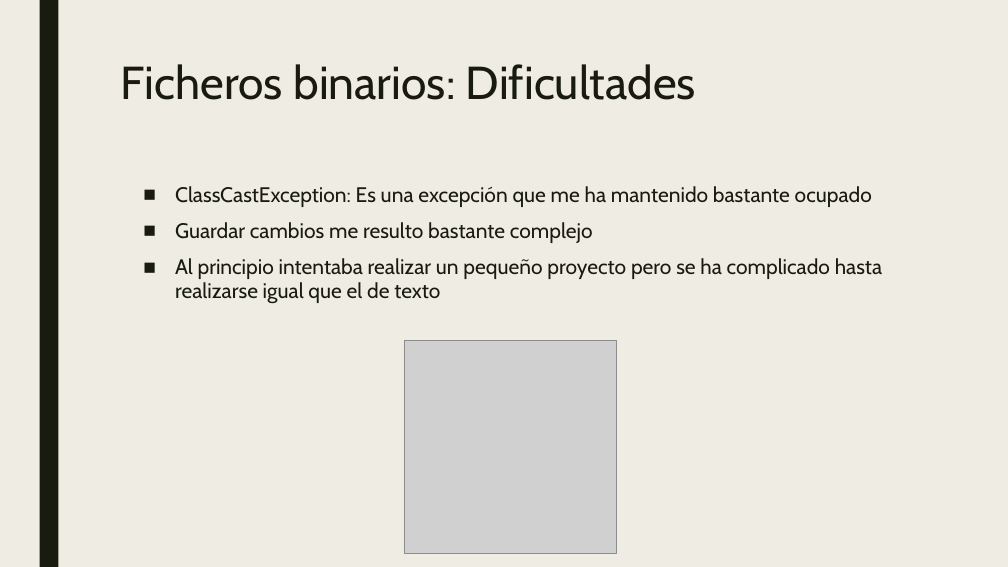
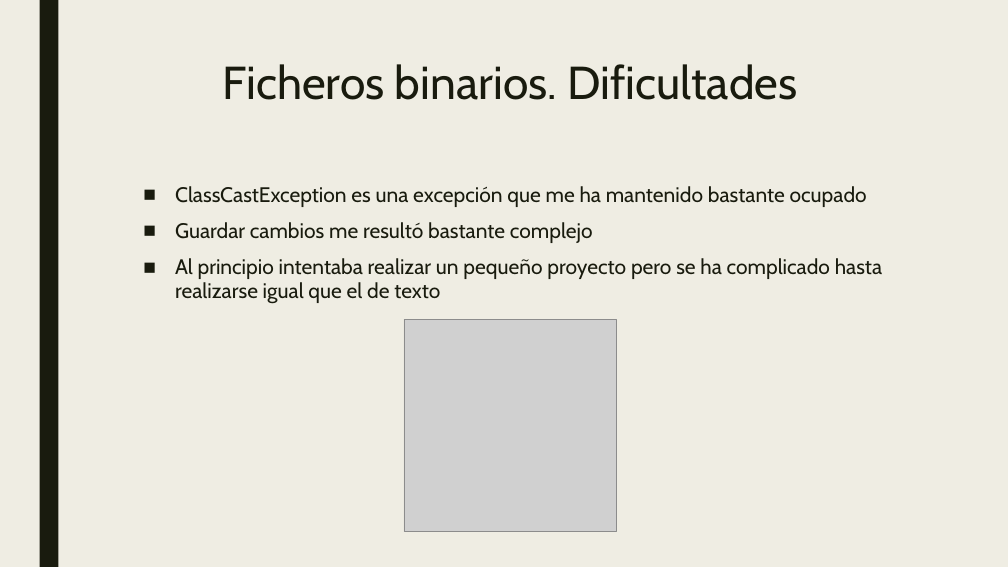
Before and after one commit to RafaManzano/1DAM18-19, a slide deck: slide 3 of EjerciciosClases/FICHEROS/PROYECTO/Proyectos.pptx. Drawn at 1008x567 pixels with LibreOffice and Linux fonts; fonts in the diff are those of the drawing; grey boxes stand for pictures. Boxes give left, top, right and bottom in pixels: in the first picture for what was removed or moved away, otherwise in the second. Text is boxed around its words. In the diff, an @@ line names an element or a change of style, - is before the commit and + after.

```diff
--- a/EjerciciosClases/FICHEROS/PROYECTO/Proyectos.pptx
+++ b/EjerciciosClases/FICHEROS/PROYECTO/Proyectos.pptx
@@ title at (223,64,797,100): text changed @@
-Ficheros binarios: Dificultades
+Ficheros binarios. Dificultades
@@ text at (175,186,867,243): text changed @@
-■ ClassCastException: Es una excepción que me ha mantenido bastante ocupado
-■ Guardar cambios me resulto bastante complejo
+■ ClassCastException es una excepción que me ha mantenido bastante ocupado
+■ Guardar cambios me resultó bastante complejo
@@ picture: place and size @@
-picture at (404,340,616,553)
+picture at (404,319,616,532)
```
Also in this commit, not shown: 5 other slides changed, 1 slide added, 15 other files.
